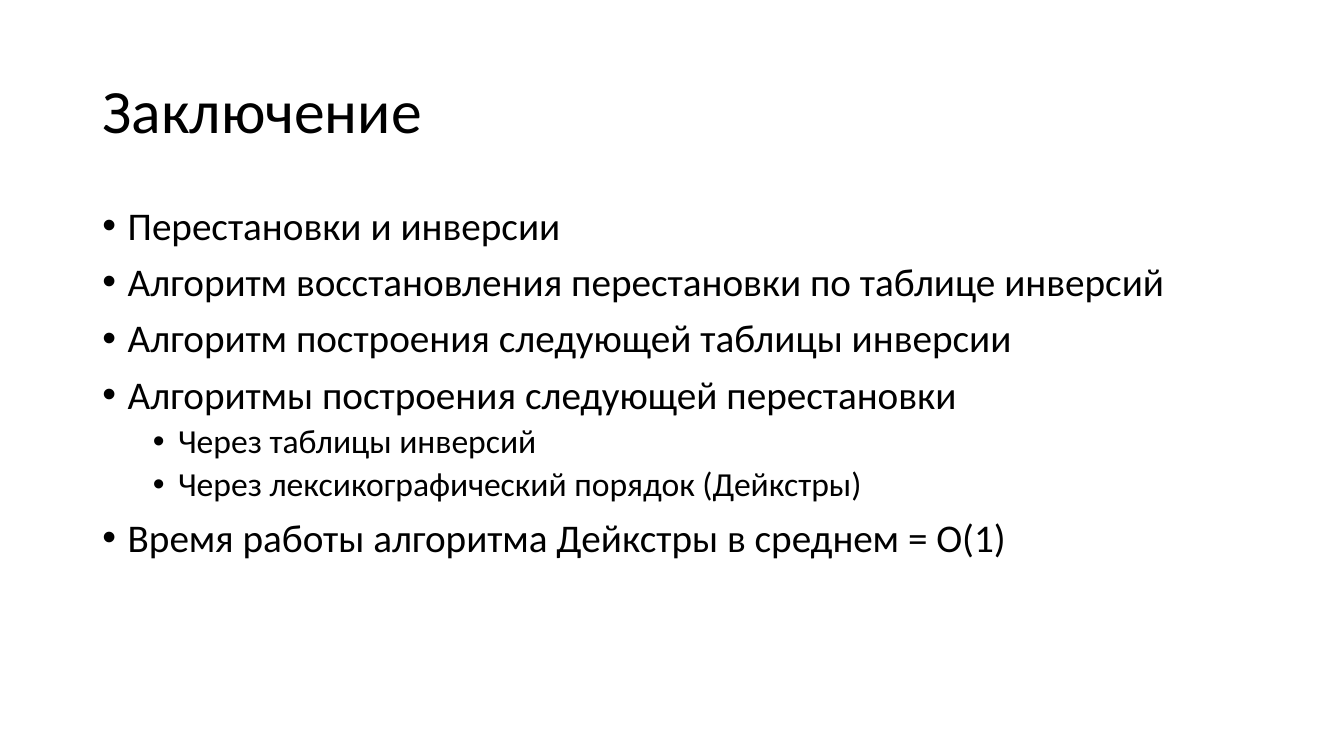
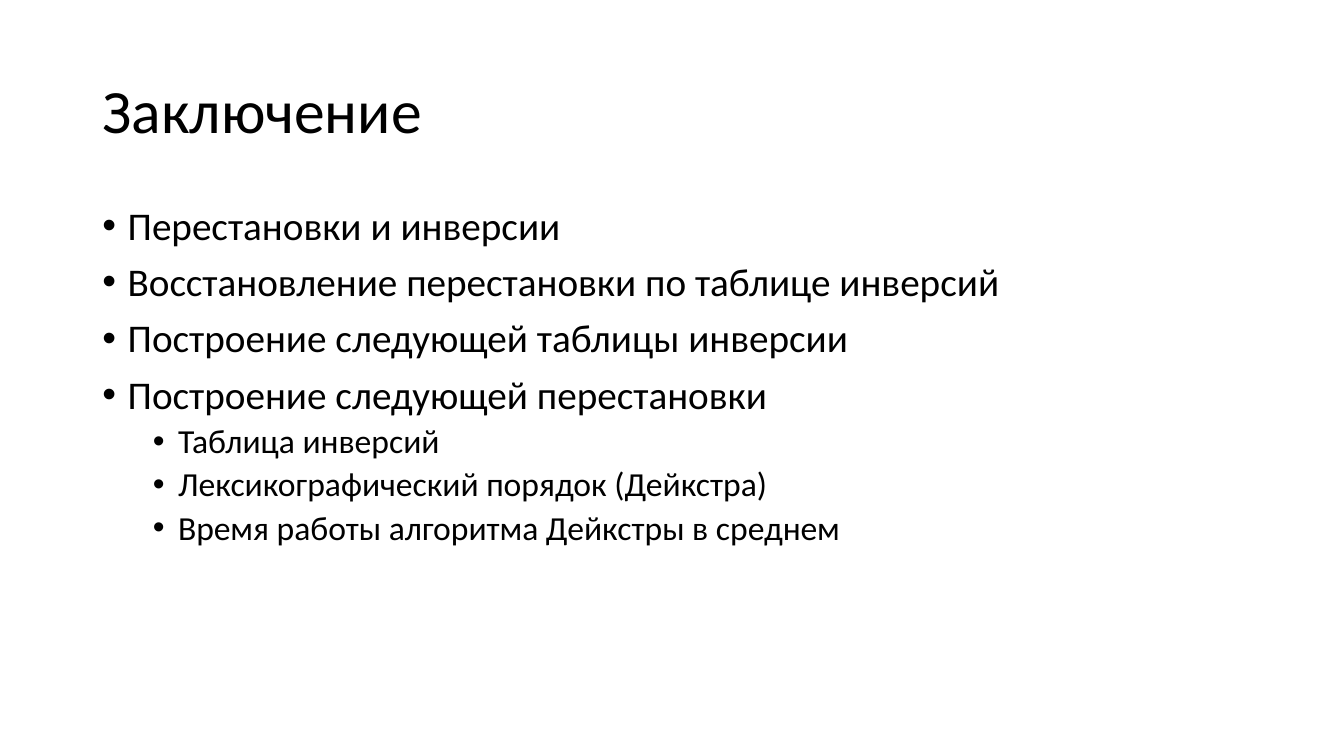
Before and after one commit to Evgueni-Petrov-aka-espetrov/Algorithms-and-Programming-in-C-pptx, a slide deck: slide 101 of 23 Перестановки.pptx (slide 22 before the commit). Drawn at 1344x756 pixels with LibreOffice and Linux fonts; fonts in the diff are those of the drawing. Boxes give left, top, right and bottom in pixels: in the first picture for what was removed or moved away, otherwise in the second. Text is boxed around its words. In the diff, an @@ line names an element or a change of style, - is before the commit and + after.

```diff
--- a/23 Перестановки.pptx
+++ b/23 Перестановки.pptx
@@ text at <box>128,269,999,546</box>: text changed @@
-• Алгоритм восстановления перестановки по таблице инверсий
-• Алгоритм построения следующей таблицы инверсии
-• Алгоритмы построения следующей перестановки
-  • Через таблицы инверсий
-  • Через лексикографический порядок (Дейкстры)
-• Время работы алгоритма Дейкстры в среднем = O(1)
+• Восстановление перестановки по таблице инверсий
+• Построение следующей таблицы инверсии
+• Построение следующей перестановки
+  • Таблица инверсий
+  • Лексикографический порядок (Дейкстра)
+  • Время работы алгоритма Дейкстры в среднем
```
Also in this commit, not shown: 11 other slides changed, 89 slides added, 10 slides removed.
